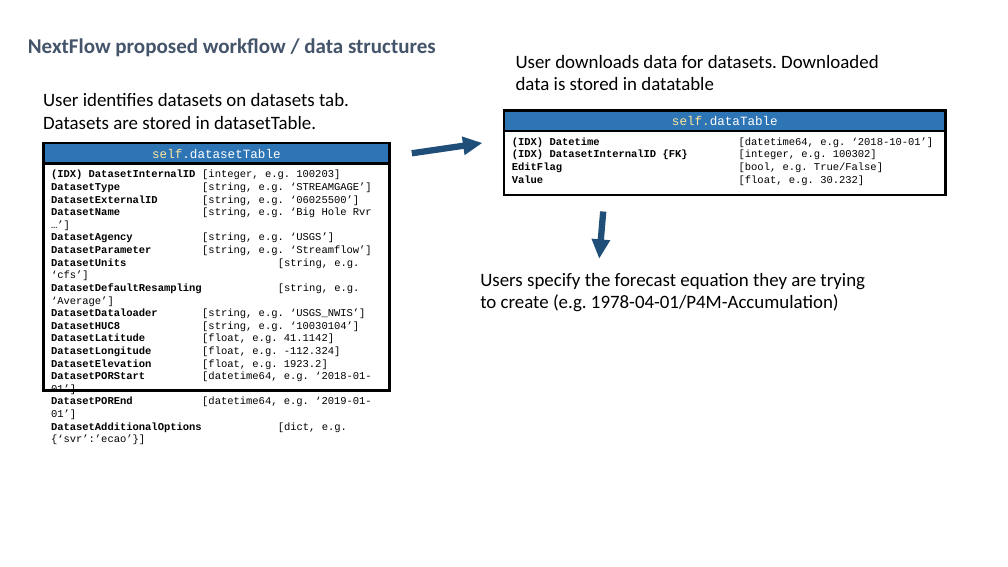
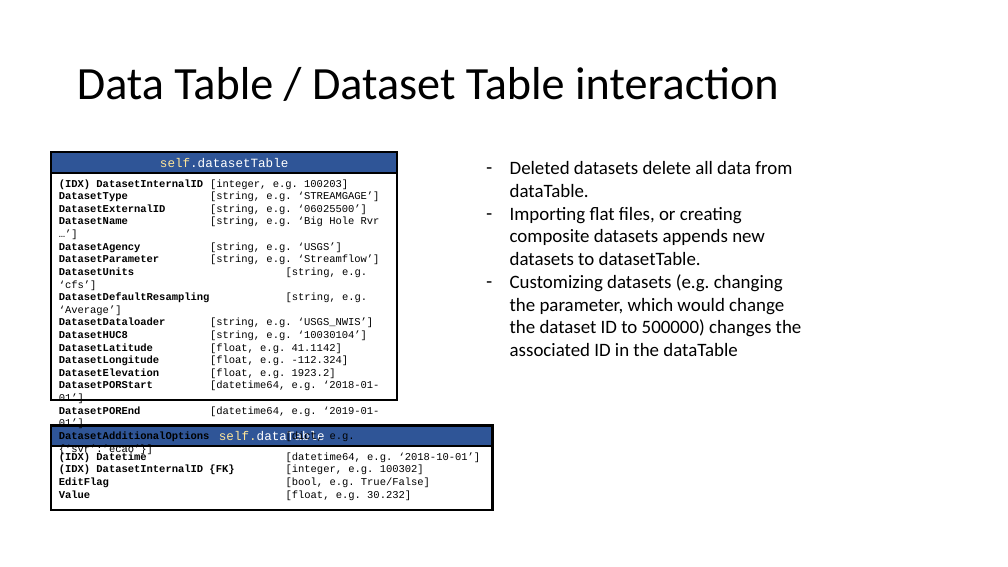
Before and after one commit to kevinfol/NextFlow_development, a slide deck: slide 5 of documentation/DataStructureVisualization.pptx (slide 3 before the commit). Drawn at 1008x567 pixels with LibreOffice and Linux fonts; fonts in the diff are those of the drawing. Boxes give left, top, right and bottom in pixels: in the first picture for what was removed or moved away, otherwise in the second. Text is boxed around its words. In the diff, an @@ line names an element or a change of style, - is before the commit and + after.

```diff
--- a/documentation/DataStructureVisualization.pptx
+++ b/documentation/DataStructureVisualization.pptx
@@ text removed at [28, 38, 436, 57] @@
-NextFlow proposed workflow / data structures
@@ title added at [77, 67, 779, 100], 44 pt, text #000000 @@
+Data Table / Dataset Table interaction
@@ text removed at [43, 93, 349, 129] @@
-User identifies datasets on datasets tab. Datasets are stored in datasetTable.
@@ arrow removed from (412, 154) to (482, 143) @@
@@ rectangle "self.datasetTable": place and size @@
-rectangle "self.datasetTable" at [44, 143, 390, 163]
+rectangle "self.datasetTable" at [51, 152, 398, 172]
@@ rectangle "(IDX) DatasetInternalID [integer, e.g. 100203]": place and size @@
-rectangle "(IDX) DatasetInternalID [integer, e.g. 100203]" at [44, 163, 390, 390]
+rectangle "(IDX) DatasetInternalID [integer, e.g. 100203]" at [51, 173, 398, 400]
@@ rectangle "self.datasetTable" at [51, 152, 398, 172]: fill #2E75B6 to #2F5597 @@
@@ text at [510, 161, 802, 356]: text changed @@
-User downloads data for datasets. Downloaded data is stored in datatable
+– Deleted datasets delete all data from dataTable.
+– Importing flat files, or creating composite datasets appends new datasets to datasetTable.
+– Customizing datasets (e.g. changing the parameter, which would change the dataset ID to 500000) changes the associated ID in the dataTable
@@ arrow removed from (603, 212) to (600, 259) @@
@@ text removed at [480, 273, 865, 312] @@
-Users specify the forecast equation they are trying to create (e.g. 1978-04-01/P4M-Accumulation)
@@ rectangle "self.dataTable" at [51, 426, 493, 446]: fill #2E75B6 to #2F5597 @@
@@ rectangle "(IDX) Datetime [datetime64, e.g. ‘2018-10-01’]": place and size @@
-rectangle "(IDX) Datetime [datetime64, e.g. ‘2018-10-01’]" at [504, 131, 946, 195]
+rectangle "(IDX) Datetime [datetime64, e.g. ‘2018-10-01’]" at [51, 446, 493, 510]
@@ rectangle "self.dataTable": place and size @@
-rectangle "self.dataTable" at [504, 110, 946, 131]
+rectangle "self.dataTable" at [51, 426, 493, 446]
```
Also in this commit, not shown: 3 other slides changed, 8 slides added, 2 slides removed, 18 other files.
